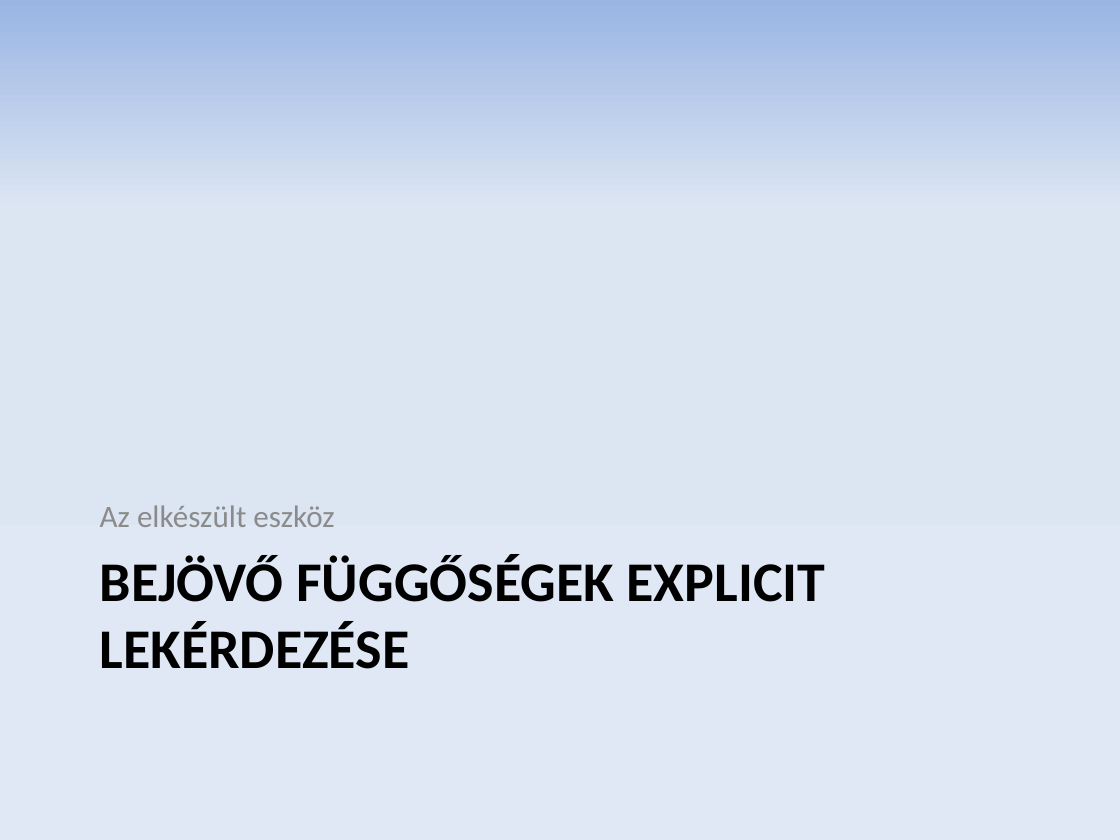
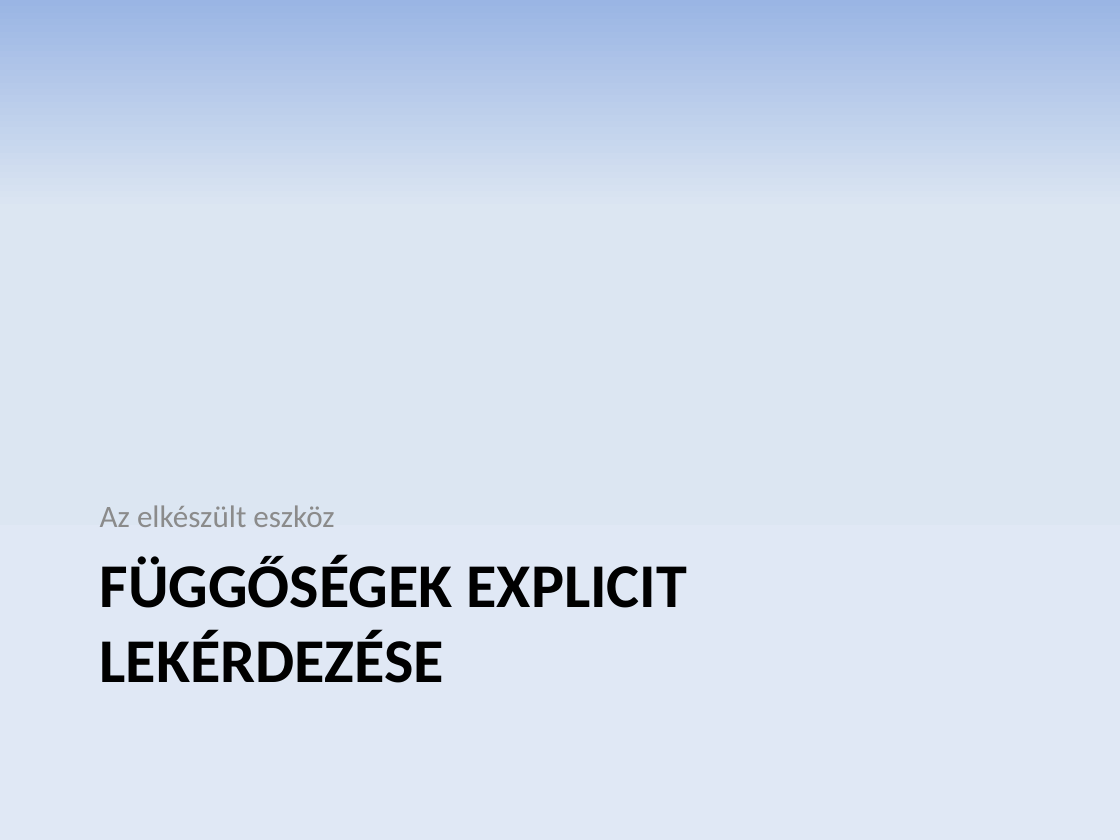
Before and after one commit to donat/incquery-deps, a slide deck: slide 5 of incquery-deps-documentation/presentation/tdk_pres_hu_v2.pptx. Drawn at 1120x840 pixels with LibreOffice and Linux fonts; fonts in the diff are those of the drawing. Boxes give left, top, right and bottom in pixels: in the first picture for what was removed or moved away, otherwise in the second. Text is boxed around its words. In the diff, an @@ line names an element or a change of style, - is before the commit and + after.

```diff
--- a/incquery-deps-documentation/presentation/tdk_pres_hu_v2.pptx
+++ b/incquery-deps-documentation/presentation/tdk_pres_hu_v2.pptx
@@ title at [100, 555, 688, 683]: text changed; size 36 to 40 pt @@
-BEJÖVŐ FÜGGŐSÉGEK EXPLICIT LEKÉRDEZÉSE
+FÜGGŐSÉGEK EXPLICIT LEKÉRDEZÉSE
```
Also in this commit, not shown: 9 other slides changed, 2 slides added, 1 slide removed.
